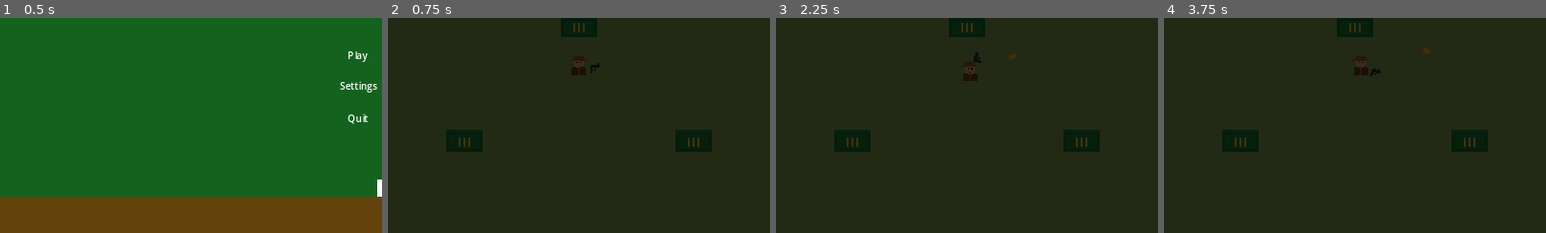
Above: before the commit, frames 1-4 (left to right).
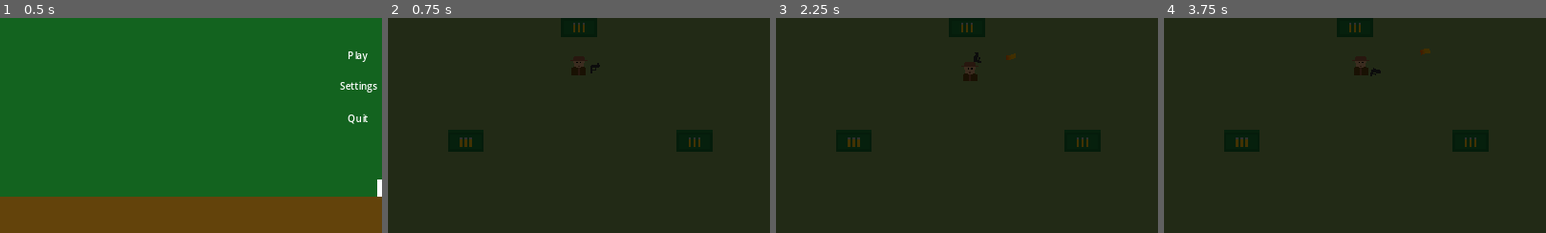
Above: after the commit, the same moments.

Repository: SupakornPholsiri/Daydreamer
Game: Godot game, scene res://main.tscn
Same seed, same stepped clock (60 frames per second), same inputs: the game is played once before the commit and once after it. Sound files missing from this copy of the repository are replaced by a short silence.
Inputs (mouse positions are % of the whole screen's width and height, from its top left):
- Up to frame 1 (0.5 s): no input
- Up to frame 2 (0.75 s): click "Play" at 0.5 s
- Up to frame 3 (2.25 s): tap Enter at 1.25 s; move the mouse to (72, 45) at 1.27 s; press the mouse at (72, 45) at 1.28 s; hold D (move_right) 1.28-2.03 s; tap Space (toggle_daydream) at 2, 2.1 s; move the mouse to (30, 55) at 2.02 s; release the mouse at (30, 55) at 2.03 s; hold S (move_down) from 2.03 s (still down)
- Up to frame 4 (3.75 s): tap Enter at 2.75 s; move the mouse to (60, 28) at 2.77 s; release S (move_down) at 2.78 s; press the mouse at (60, 28) at 2.78 s; hold D (move_right) 2.78-3.53 s; tap Space (toggle_daydream) at 3.5, 3.6 s; move the mouse to (45, 70) at 3.52 s; release the mouse at (45, 70) at 3.53 s; hold W (move_up) from 3.53 s (still down)
The pictures show only the part of the screen within x 3-53%, y 50-100%; the shares and areas given below are measured in that part.

Frame 1 is identical in both runs. In frame 2, 0.3% of the frame differs, in the area x 15-85%, y 52-63%; in frame 3, 0.3%; in frame 4, 0.3%.

Commit message:
Multiple Powerup Spawnpoint done

Diff:
--- a/Daydream/daydream.gd
+++ b/Daydream/daydream.gd
@@ -13,7 +13,10 @@
 @onready var invincible_powerup = $InvinciblePowerup
 @onready var shotgun_powerup = $ShotgunPowerup
 @onready var machinegun_powerup = $MachinegunPowerup
-@onready var ammobox = $Ammobox
+
+var ammoboxes_positions : Array
+var ammoboxes_amount : int = 0
+var current_active_ammobox
 
 var enemy_spawn_timer : float = 0
 var current_powerup
@@ -23,6 +26,9 @@
 	remove_child(invincible_powerup)
 	remove_child(shotgun_powerup)
 	remove_child(machinegun_powerup)
+	for ammobox in get_tree().get_nodes_in_group("Ammobox"):
+		ammoboxes_positions.append(ammobox.position)
+		ammoboxes_amount += 1
 
 func start():
 	player.start()
@@ -30,7 +36,8 @@
 	powerup_spawn_timer.start(2)
 
 func reset():
-	ammobox.frame = 0
+	for ammobox in get_tree().get_nodes_in_group("Ammobox"):
+		ammobox.frame = 0
 	powerup_spawn_timer.stop()
 	for enemy in get_tree().get_nodes_in_group("Enemies"):
 		enemy.queue_free()
@@ -72,16 +79,24 @@
 	powerup_spawn_timer.start(2)
 
 func _on_powerup_spawn_timer_timeout():
-	ammobox.frame = 1
+	var random_number = randi_range(1, ammoboxes_amount)
+	var count = 0
+	for ammobox in get_tree().get_nodes_in_group("Ammobox"):
+		count += 1
+		if count == random_number:
+			current_active_ammobox = ammobox
+			current_active_ammobox.frame = 1
+			break
 	var powerup_id = randi_range(1, 3)
 	match powerup_id:
 		1 : current_powerup = machinegun_powerup
 		2 : current_powerup = shotgun_powerup
 		3 : current_powerup = machinegun_powerup
-	current_powerup.position = Vector2(360, 360)
+	current_powerup.position = current_active_ammobox.position
 	add_child(current_powerup)
 
 func handle_powerup_activation(powerup_id : int):
-	ammobox.frame = 0
+	current_active_ammobox.frame = 0
+	current_active_ammobox = null
 	call_deferred("remove_child", current_powerup)
 	player.activate_powerup(powerup_id)
--- a/Daydream/daydream.tscn
+++ b/Daydream/daydream.tscn
@@ -43,13 +43,13 @@
 hframes = 2
 
 [node name="Ammobox4" type="Sprite2D" parent="." groups=["Ammobox"]]
-position = Vector2(168, 552)
+position = Vector2(170, 552)
 scale = Vector2(4, 4)
 texture = ExtResource("7_hh77b")
 hframes = 2
 
 [node name="Ammobox5" type="Sprite2D" parent="." groups=["Ammobox"]]
-position = Vector2(552, 552)
+position = Vector2(554, 552)
 scale = Vector2(4, 4)
 texture = ExtResource("7_hh77b")
 hframes = 2
